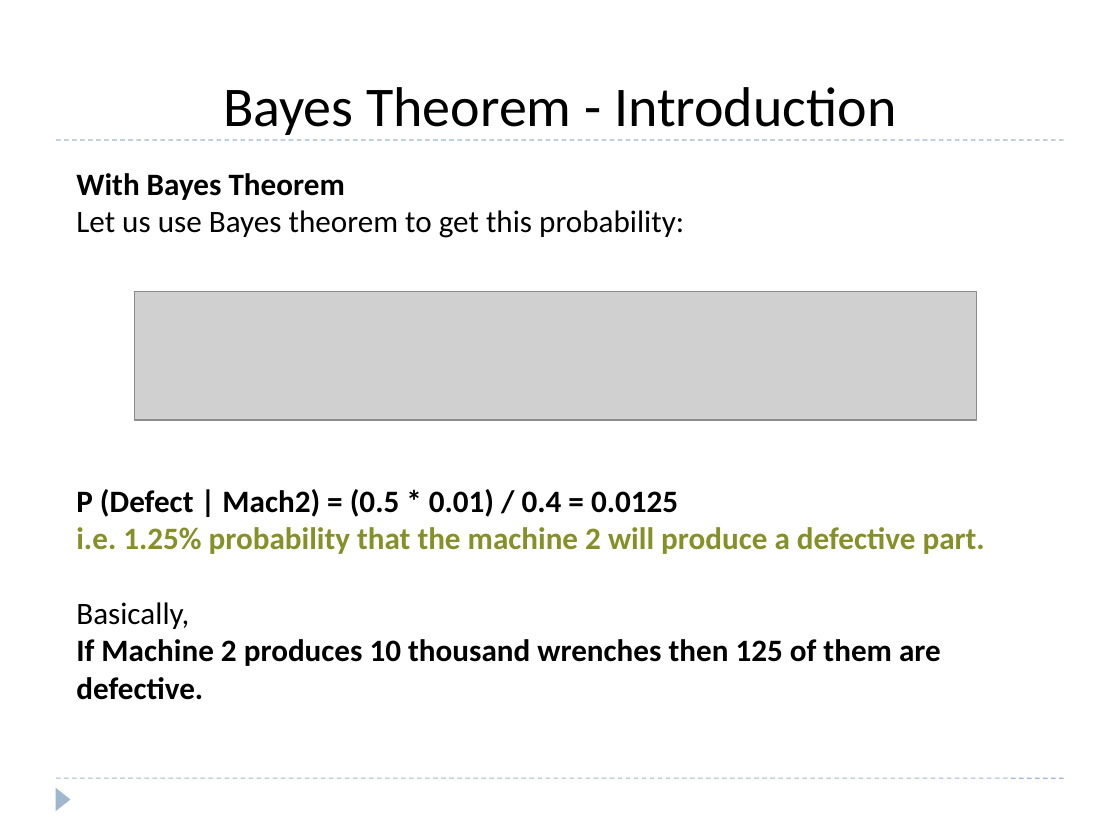
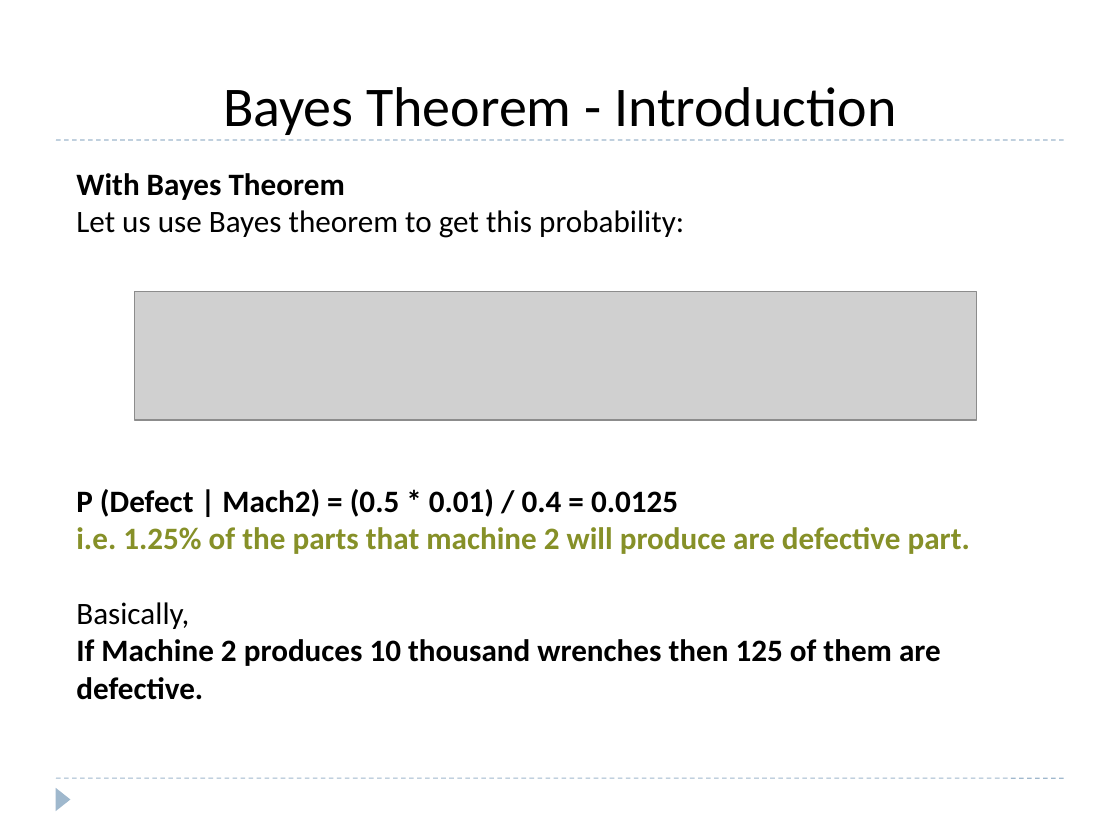
Before and after one commit to roushanprasad/DataScience_ML, a slide deck: slide 9 of Machine-Learning/4.9 Naive Bayes/0 BayesTheorem.pptx. Drawn at 1120x840 pixels with LibreOffice and Linux fonts; fonts in the diff are those of the drawing; grey boxes stand for pictures. Boxes give left, top, right and bottom in pixels: in the first picture for what was removed or moved away, otherwise in the second. Text is boxed around its words. In the diff, an @@ line names an element or a change of style, - is before the commit and + after.

```diff
--- a/Machine-Learning/4.9 Naive Bayes/0 BayesTheorem.pptx
+++ b/Machine-Learning/4.9 Naive Bayes/0 BayesTheorem.pptx
@@ text at (x1=76, y1=527, x2=970, y2=554): text changed @@
-i.e. 1.25% probability that the machine 2 will produce a defective part.
+i.e. 1.25% of the parts that machine 2 will produce are defective part.
```
Also in this commit, not shown: 1 other slide changed, 1 other file.
